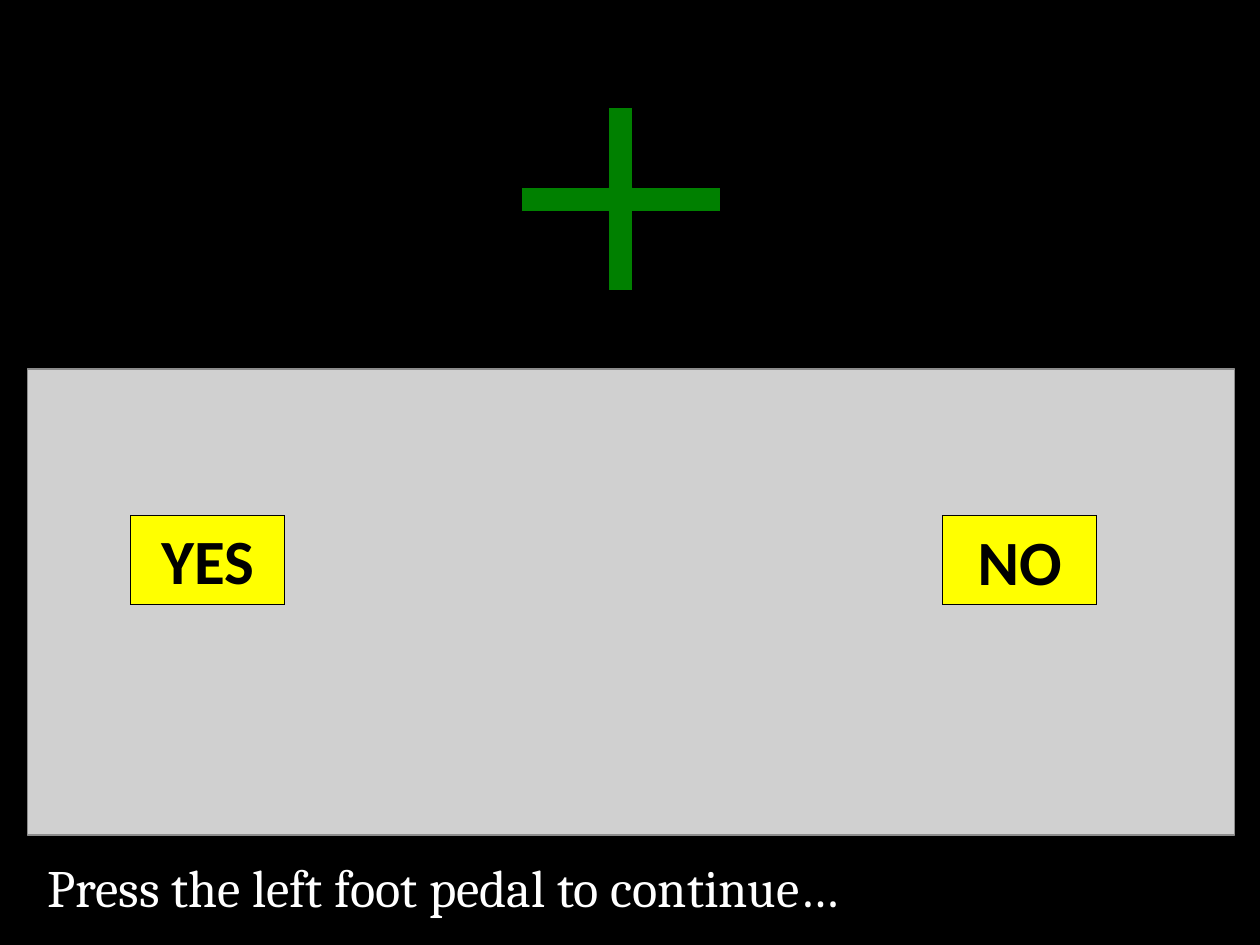
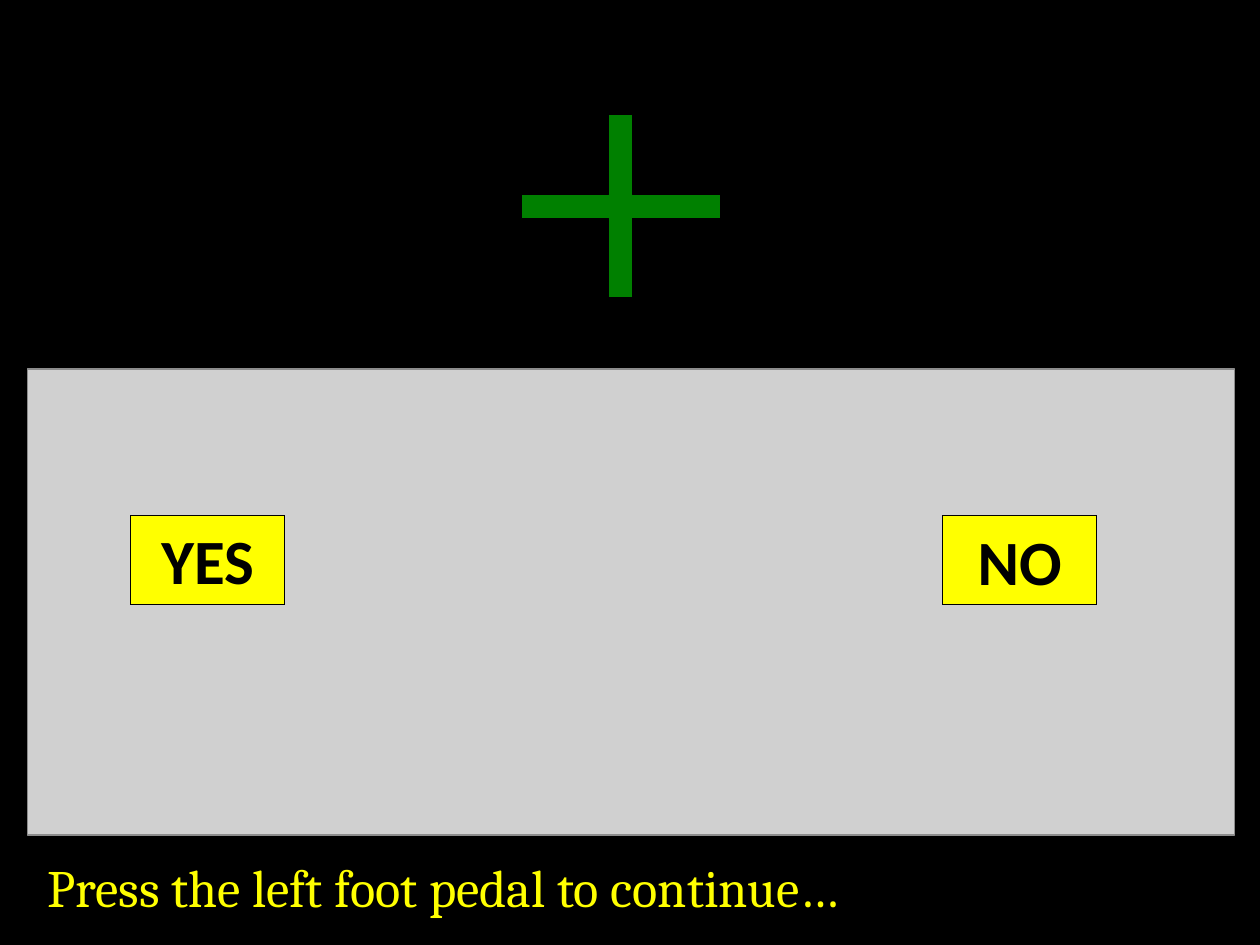
Before and after one commit to EmbodiedResearchLab/Vitality-Tactile-Detection, a slide deck: slide 5 of Stimuli/new/General instructions.pptx. Drawn at 1260x945 pixels with LibreOffice and Linux fonts; fonts in the diff are those of the drawing; grey boxes stand for pictures. Boxes give left, top, right and bottom in pixels: in the first picture for what was removed or moved away, otherwise in the second. Text is boxed around its words. In the diff, an @@ line names an element or a change of style, - is before the commit and + after.

```diff
--- a/Stimuli/new/General instructions.pptx
+++ b/Stimuli/new/General instructions.pptx
@@ plus sign: place and size @@
-plus sign at <box>485,74,756,324</box>
+plus sign at <box>485,82,756,331</box>
@@ text "Press the left foot pedal ..." at <box>47,869,840,918</box>: text colour #FFFFFF to #FFFF00 @@
```
Also in this commit, not shown: 15 other slides changed, 16 other files.
